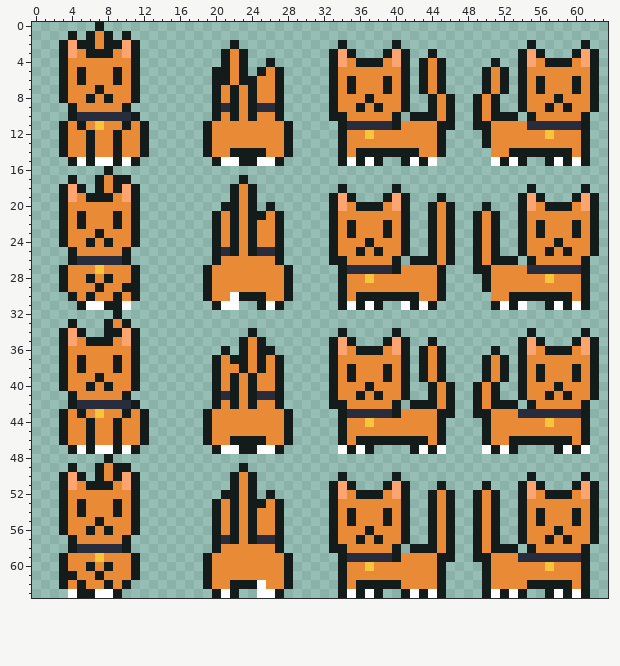
A pixel-art file gets an edit: Assets/Sprites/Skully Sprite/SpriteSheet.aseprite. The picture above was drawn from the file before the commit.
64x64 pixels, 1 frame.
The result:
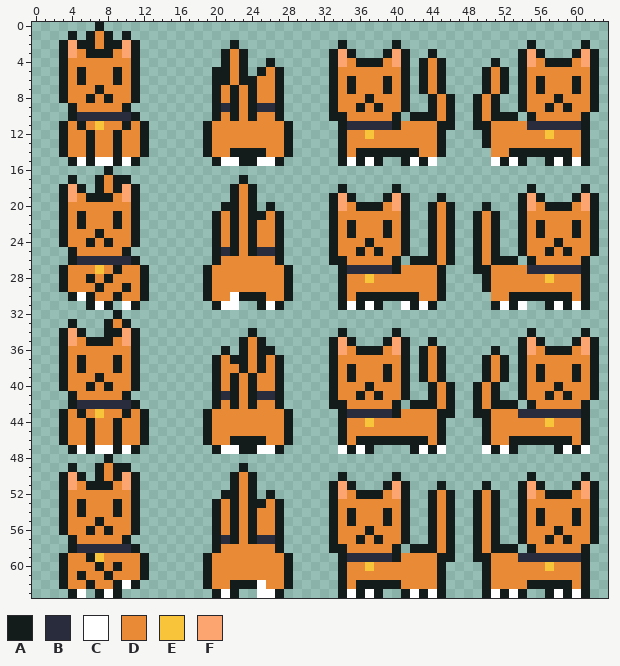
Palette (. is transparent): A #141b1b  B #282c3c  C #ffffff  D #e88a36  E #f8c53a  F #fca570
Commit: nother walk down update
From old to new:
Colour A now appears in row 26 at x 11; in rows 27 to 30 at x 12; in row 31 at x 11; in row 58 at x 11; in rows 59 to 61 at x 12; in row 62 at x 11.
The author changed colour C to colour A in row 31 at x 6; in row 63 at x 4 and 7.
The author changed colour D to colour A in row 27 at x 9; in row 59 at x 6; in row 60 at x 7 and 9; in row 61 at x 5 and 8; in row 62 at x 6 and 9.
The author changed colour A to colour B in row 26 at x 10; in row 58 at x 10.
The author changed colour A to colour C in row 62 at x 10; in row 63 at x 5.
The author changed colour D to colour C in row 30 at x 5.
The author changed colour A to colour D in rows 27 to 30 at x 11; in row 59 at x 11; in row 60 at x 6, 8 and 11; in row 61 at x 4, 7 and 11; in row 62 at x 5 and 8.
Colour A is gone in row 31 at x 5 and 9; in row 63 at x 6.
Where, in picture pixels (left, top, right, bottom), the same in both pictures:
changed: (77, 256, 149, 310)
changed: (68, 544, 149, 598)
